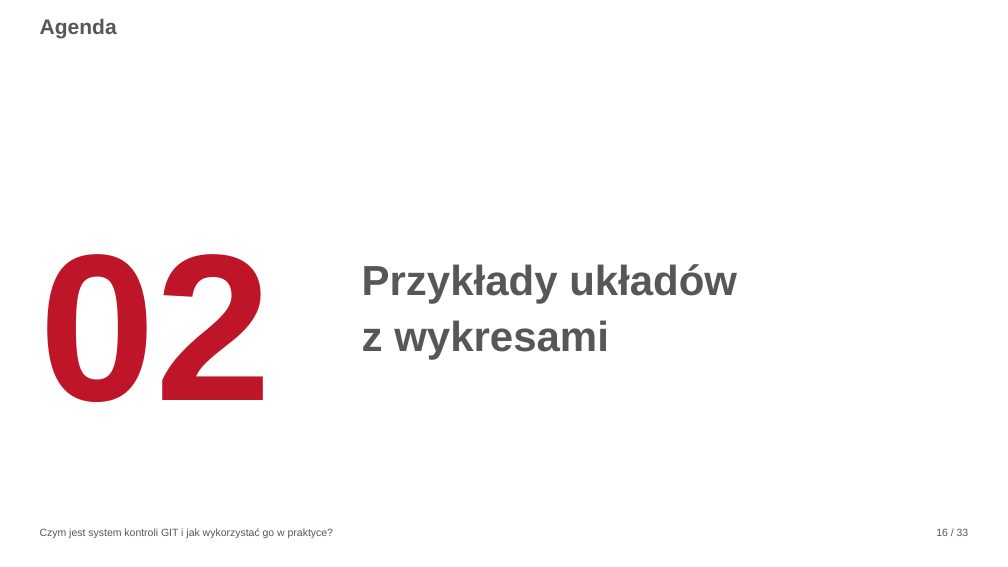
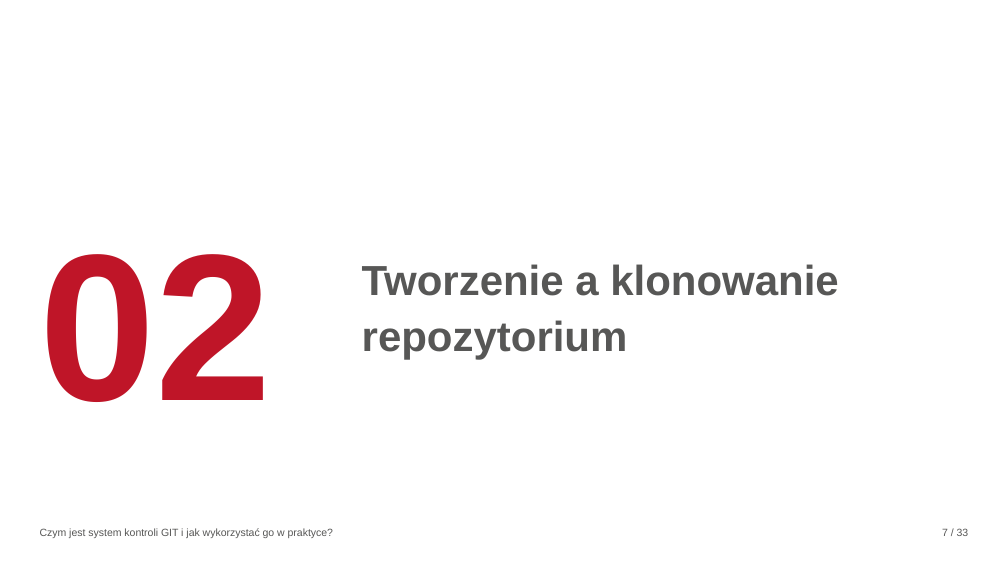
Before and after one commit to KrystynaKan/szkolenie_git, a slide deck: slide 7 of GIT-prezentacja.pptx (slide 16 before the commit). Drawn at 1008x567 pixels with LibreOffice and Linux fonts; fonts in the diff are those of the drawing; background and template pictures are left out. Boxes give left, top, right and bottom in pixels: in the first picture for what was removed or moved away, otherwise in the second. Text is boxed around its words. In the diff, an @@ line names an element or a change of style, - is before the commit and + after.

```diff
--- a/GIT-prezentacja.pptx
+++ b/GIT-prezentacja.pptx
@@ title removed at (x1=40, y1=19, x2=117, y2=38) @@
-Agenda
@@ text at (x1=362, y1=264, x2=838, y2=359): text changed @@
-Przykłady układów
-z wykresami
+Tworzenie a klonowanie repozytorium
@@ page number added at (x1=942, y1=529, x2=948, y2=536), 10 pt, text none @@
+7
@@ page number at (x1=957, y1=528, x2=969, y2=536): text changed @@
-16 / 33
+7 / 33
```
Also in this commit, not shown: 15 other slides changed, 1 slide added, 23 slides removed.
